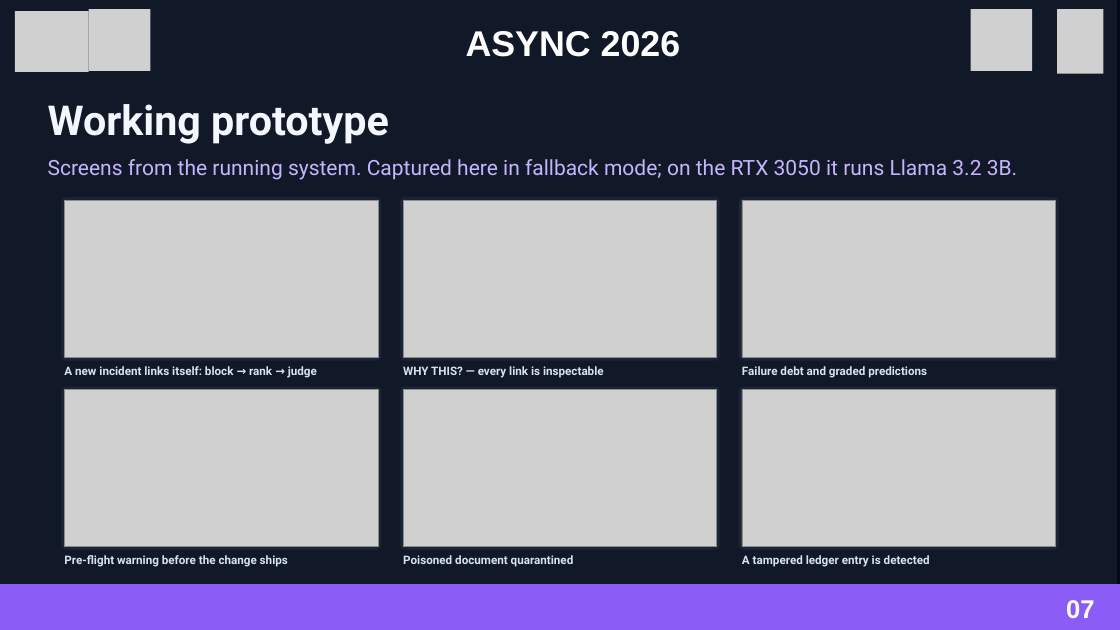
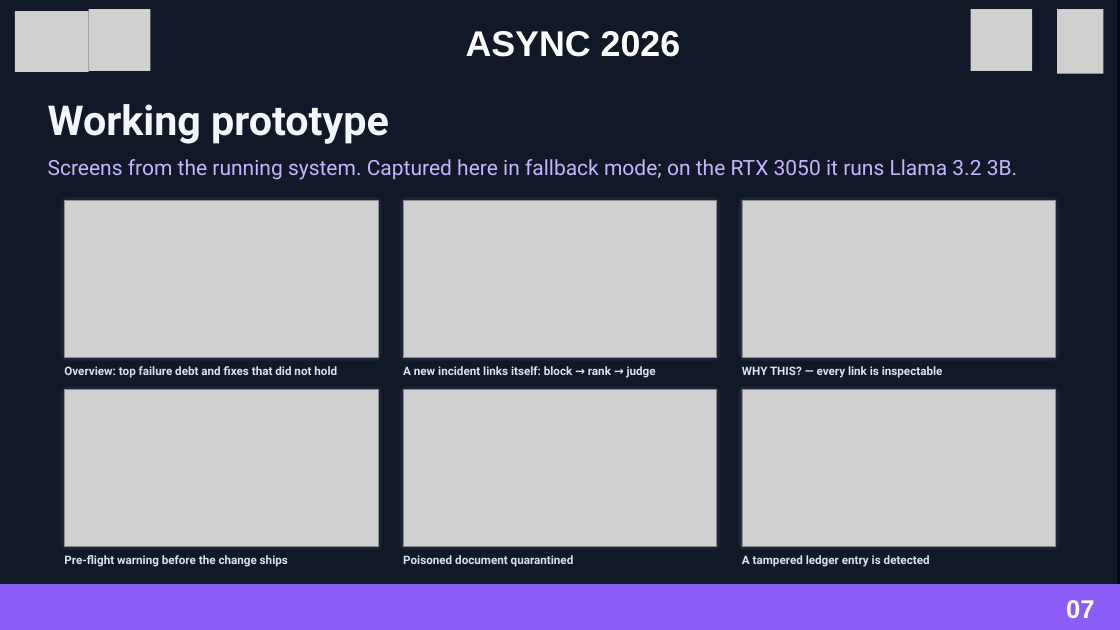
Before and after one commit to BradCage-afk/root-cause, a slide deck: slide 7 of docs/RootCause-ASYNC26-Final.pptx. Drawn at 1120x630 pixels with LibreOffice and Linux fonts; fonts in the diff are those of the drawing; grey boxes stand for pictures. Boxes give left, top, right and bottom in pixels: in the first picture for what was removed or moved away, otherwise in the second. Text is boxed around its words. In the diff, an @@ line names an element or a change of style, - is before the commit and + after.

```diff
--- a/docs/RootCause-ASYNC26-Final.pptx
+++ b/docs/RootCause-ASYNC26-Final.pptx
@@ text at [64, 366, 337, 378]: text changed @@
-A new incident links itself: block → rank → judge
+Overview: top failure debt and fixes that did not hold
@@ text at [403, 366, 656, 378]: text changed @@
-WHY THIS? — every link is inspectable
+A new incident links itself: block → rank → judge
@@ text at [742, 366, 943, 378]: text changed @@
-Failure debt and graded predictions
+WHY THIS? — every link is inspectable
```
Also in this commit, not shown: 17 other files.
